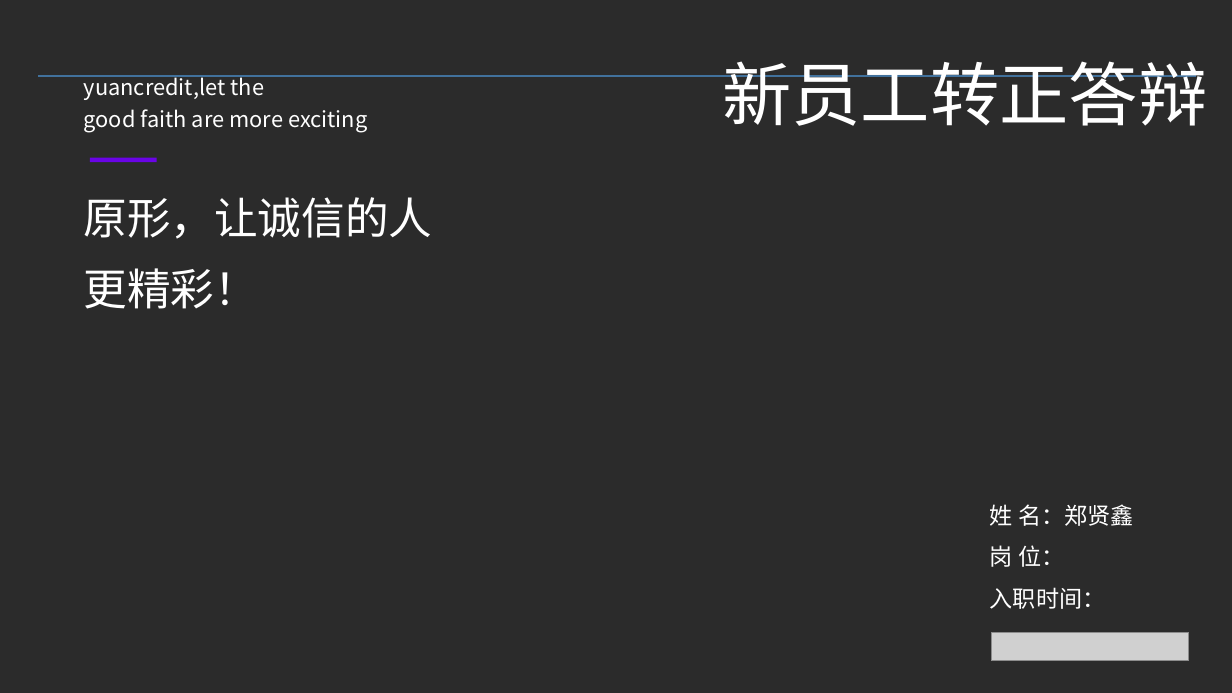
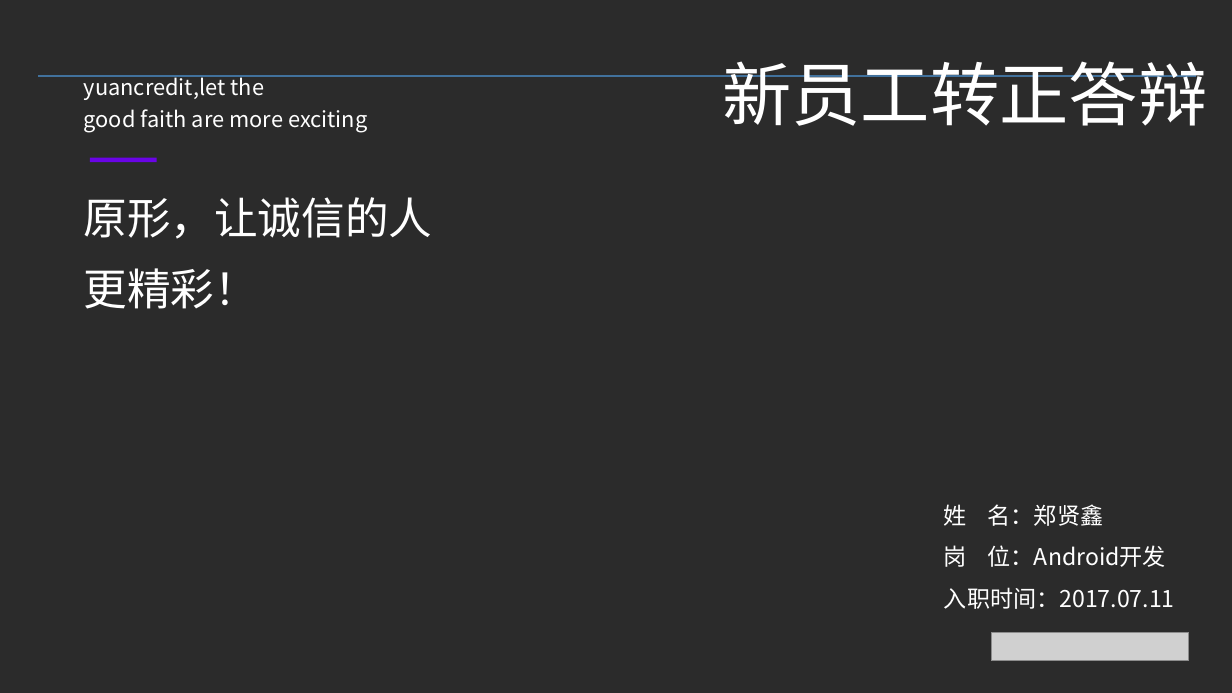
Before and after one commit to strivellj/ttt, a slide deck: slide 1 of 转正答辩/新员工转正答辩-名字.ppt. Drawn at 1232x693 pixels with LibreOffice and Linux fonts; fonts in the diff are those of the drawing; grey boxes stand for pictures; background and template pictures are left out; a plain dark background stands for a picture behind light text. Boxes give left, top, right and bottom in pixels: in the first picture for what was removed or moved away, otherwise in the second. Text is boxed around its words. In the diff, an @@ line names an element or a change of style, - is before the commit and + after.

Commit message:
ppt

```diff
--- a/转正答辩/新员工转正答辩-名字.ppt
+++ b/转正答辩/新员工转正答辩-名字.ppt
@@ text "姓 名：郑贤鑫": place and size @@
-text "姓 名：郑贤鑫" at (990,504,1133,609)
+text "姓 名：郑贤鑫" at (944,504,1175,609)
@@ text at (944,545,1175,609): text changed @@
-岗 位：
-入职时间：
+岗 位：Android开发
+入职时间：2017.07.11
```
Also in this commit, not shown: 2 other slides changed.
